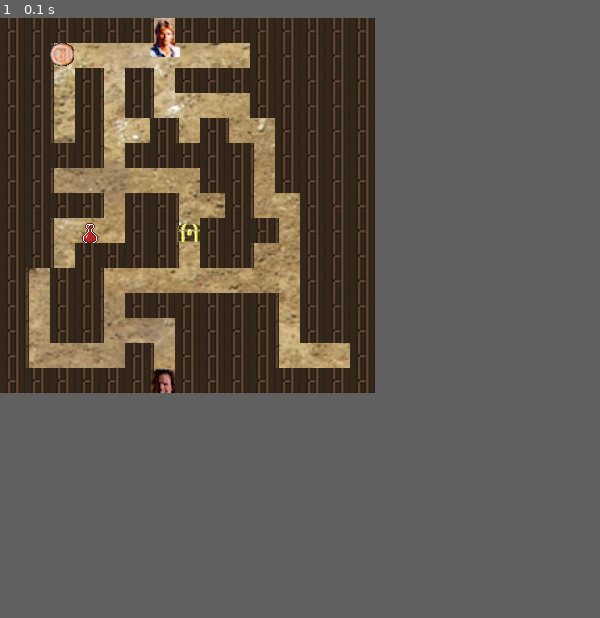
Above: before the commit, frame 1.
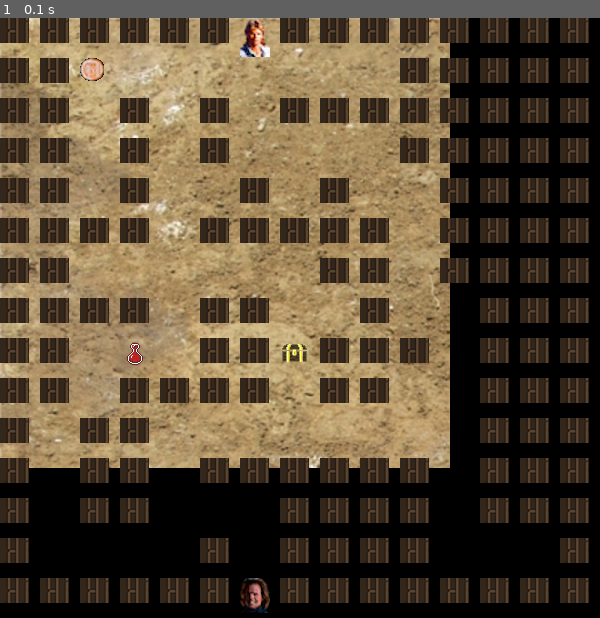
Above: after the commit, the same moment.

Repository: yannhamdi/projet3
Game: pygame game, started from laby_test.py
The game is run twice, just before and just after one commit, with the same random seed, the same clock (stepped at 60 frames per second) and the same inputs.
Inputs:
- Up to frame 1 (0.1 s): no input
The window is 375x375 before the commit and 600x600 after it. Grey fills any space a smaller window leaves; there, only what the larger window draws over its background counts as a difference.

The runs differ from the first frame. In frame 1, 56% of the frame differs, in the area x 0-99%, y 0-100%.

Commit message:
changement taille canvas et images

Diff:
--- a/laby_test.py
+++ b/laby_test.py
@@ -10,7 +10,7 @@
 pygame.init()
 
 class Labyrinthe:
-    WIDTH_CASE= 25
+    WIDTH_CASE= 40
     SPRITE= 15
     def __init__ (self):
         "We initialize our labyrinthe"
@@ -189,20 +189,20 @@
     for i in range(15):
         for j in range(15):
             if laby.checking_coordinates(i,j)== "m":
-                x= i*25
-                y= j*25
+                x= i*40
+                y= j*40
                 fenetre.blit(laby.wall, (x,y))
             elif laby.checking_coordinates(i,j)== "1":
-                x= i*25
-                y= j*25
+                x= i*40
+                y= j*40
                 fenetre.blit(laby.pic_object1, (x,y))
             elif laby.checking_coordinates(i,j)== "G":
-                x= i*25
-                y= j*25
+                x= i*40
+                y= j*40
                 fenetre.blit(laby.pic_gyver, (x,y))
             elif laby.checking_coordinates(i,j)== "2":
-            	x= i*25
-            	y= j*25
+            	x= i*40
+            	y= j*40
             	fenetre.blit(laby.pic_object2, (x, y))
             elif laby.checking_coordinates(i,j)== "E":
             	x= i* Labyrinthe.WIDTH_CASE
